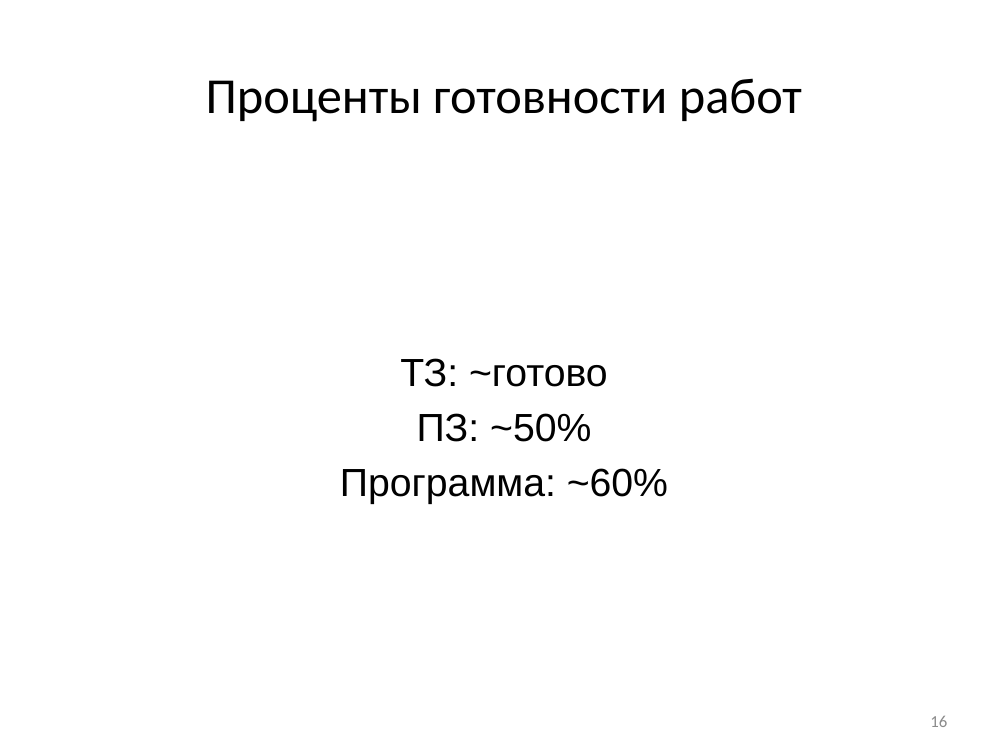
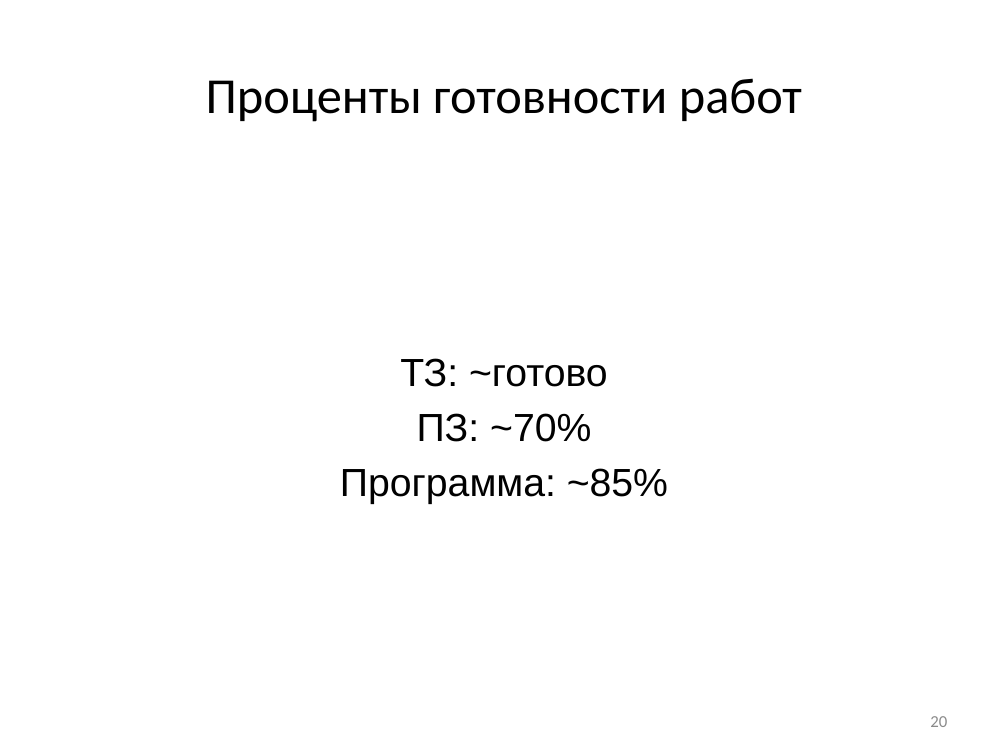
Before and after one commit to vadimgilka/-arRatingWebsite, a slide deck: slide 20 of Documentation/My documentation/Predzashita_Gailevich.pptx (slide 16 before the commit). Drawn at 1008x756 pixels with LibreOffice and Linux fonts; fonts in the diff are those of the drawing. Boxes give left, top, right and bottom in pixels: in the first picture for what was removed or moved away, otherwise in the second. Text is boxed around its words. In the diff, an @@ line names an element or a change of style, - is before the commit and + after.

```diff
--- a/Documentation/My documentation/Predzashita_Gailevich.pptx
+++ b/Documentation/My documentation/Predzashita_Gailevich.pptx
@@ text at <box>340,413,668,504</box>: text changed @@
-ПЗ: ~50%
-Программа: ~60%
+ПЗ: ~70%
+Программа: ~85%
@@ page number at <box>930,716,947,727</box>: text changed @@
-16
+20
```
Also in this commit, not shown: 3 other slides changed, 4 slides added.
